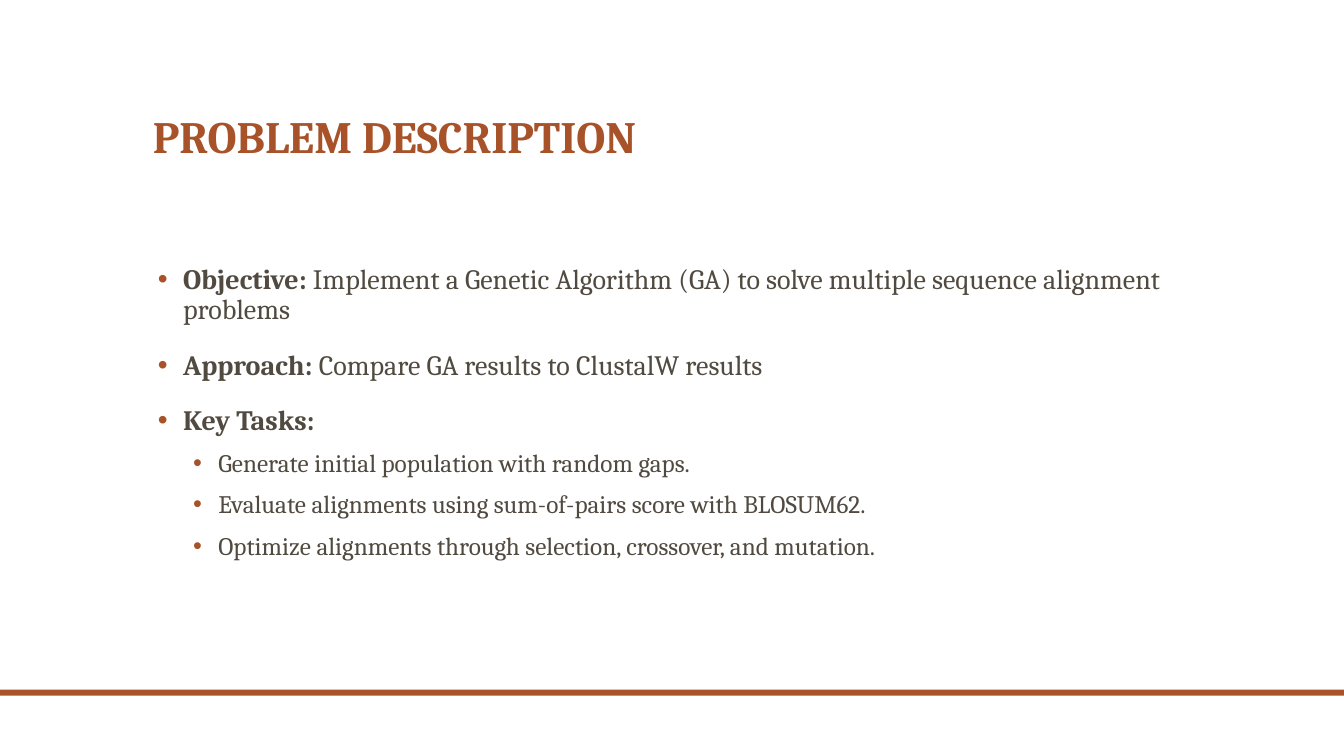
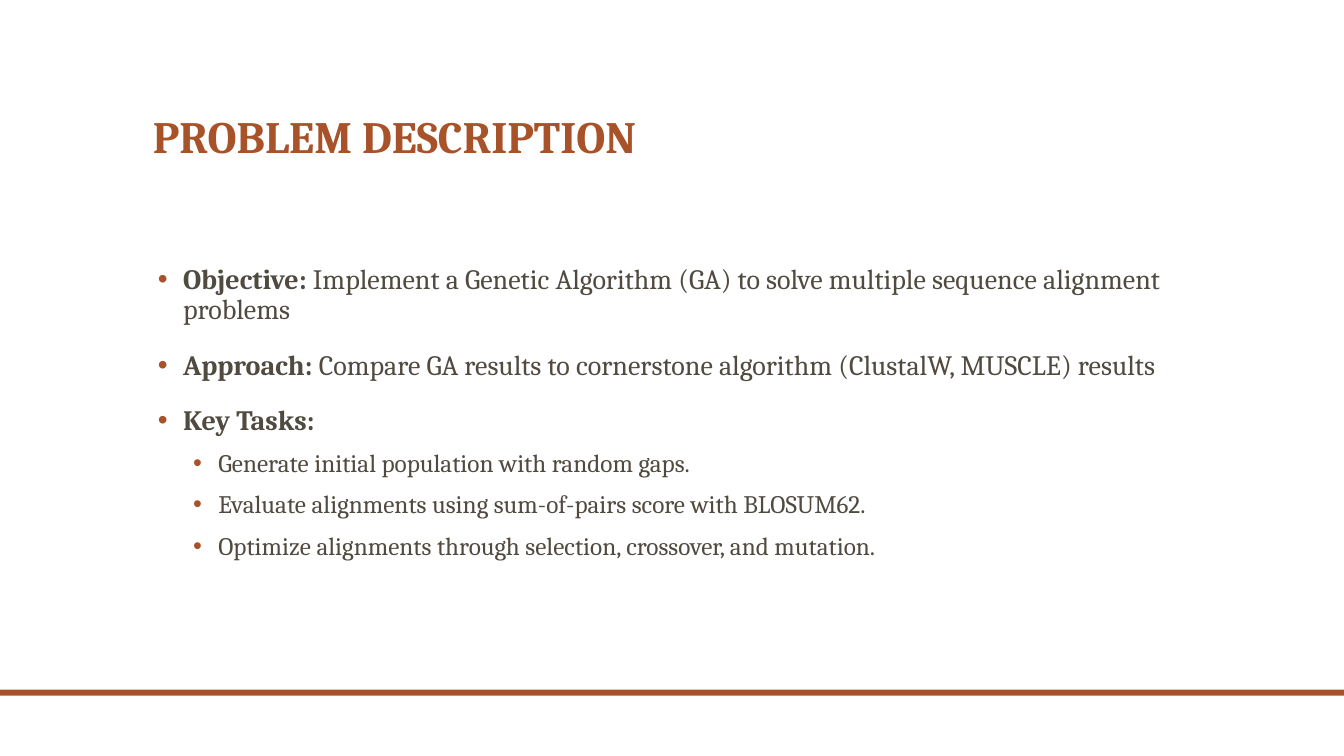
Before and after one commit to fredj5/Bioinformatics, a slide deck: slide 3 of project_slides.pptx. Drawn at 1344x756 pixels with LibreOffice and Linux fonts; fonts in the diff are those of the drawing; background and template pictures are left out. Boxes give left, top, right and bottom in pixels: in the first picture for what was removed or moved away, otherwise in the second. Text is boxed around its words. In the diff, an @@ line names an element or a change of style, - is before the commit and + after.

Commit message:
Added MUSCLE alignment

```diff
--- a/project_slides.pptx
+++ b/project_slides.pptx
@@ text at (183,355,1155,381): text changed @@
-• Approach: Compare GA results to ClustalW results
+• Approach: Compare GA results to cornerstone algorithm (ClustalW, MUSCLE) results
```
Also in this commit, not shown: 2 other slides changed, 2 slides removed, 3 other files.
